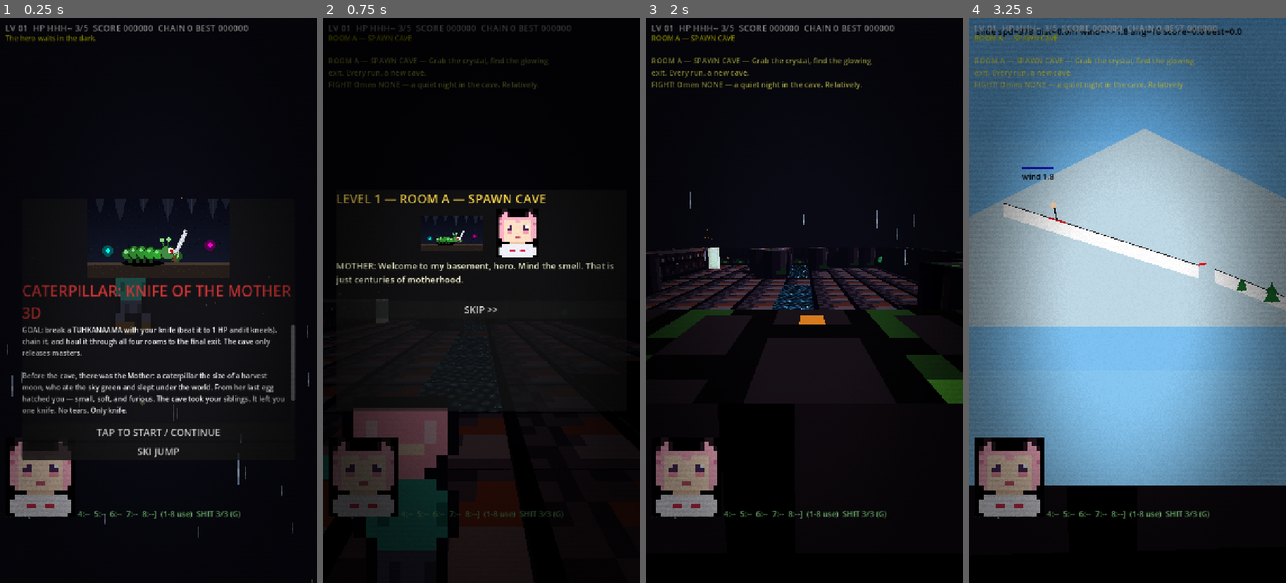
Above: before the commit, frames 1-4 (left to right).
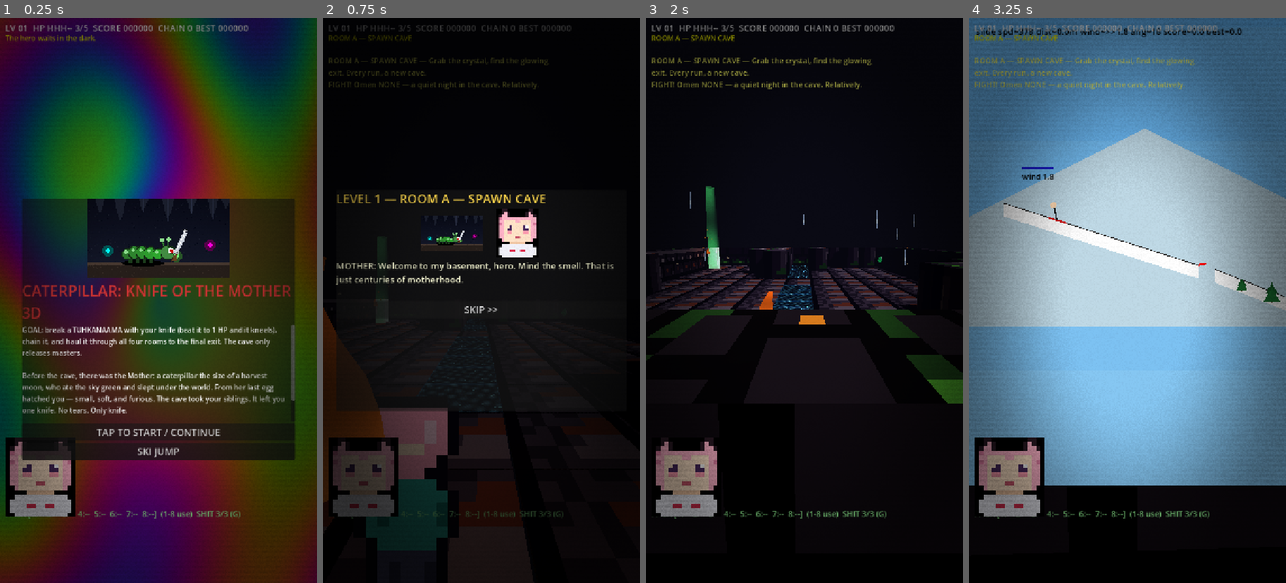
Above: after the commit, the same moments.

Repository: taistelupelto-rgb/tuomon-oma-videopeli
Game: Godot game, scene res://main.tscn
Two runs of this game, one before a commit and one after it. Both use one fixed random seed, a clock stepped at 60 frames per second and the inputs below. Sound files missing from this copy of the repository are replaced by a short silence.
Inputs (mouse positions are in pixels of both pictures, inside the frame that each line leads up to):
- Up to frame 1 (0.25 s): no input
- Up to frame 2 (0.75 s): click "TAP TO START / CONTINUE" at 0.5 s
- Up to frame 3 (2 s): click "SKIP >>" at 1.25 s
- Up to frame 4 (3.25 s): tap Enter at 2 s; move the mouse to (1197, 272) at 2.02 s; hold Right 2.03-2.75 s; tap J at 2.1 s; click (1197, 272) at 2.17 s; tap Space at 2.27 s; drag from (1064, 328) to (1111, 413) at 2.77 s

The runs differ from the first frame. In frame 1, 83% of the frame differs, in the area x 0-100%, y 0-100%; in frame 2, 1.7%; in frame 3, 0.5%; in frame 4, nothing differs.

Commit message:
feat: ham wave 2 - aurora sky, flames, beam, lightning, shake, rings, plasma

Diff:
--- a/main.gd
+++ b/main.gd
@@ -118,10 +118,69 @@
 	SPECULAR = 0.7;
 }
 """
+const SKY_SHADER := """shader_type sky;
+void sky() {
+	float h = clamp(EYEDIR.y, -1.0, 1.0);
+	vec3 col = mix(vec3(0.10, 0.07, 0.06), vec3(0.005, 0.008, 0.03), smoothstep(-0.1, 0.6, h));
+	vec2 sp = EYEDIR.xz / max(0.15, EYEDIR.y + 0.4);
+	vec2 cell = floor(sp * 90.0);
+	float star = step(0.992, fract(sin(dot(cell, vec2(12.9898, 78.233))) * 43758.55));
+	float tw = 0.5 + 0.5 * sin(TIME * (2.0 + fract(cell.x * 0.37) * 4.0) + cell.y);
+	col += vec3(0.9, 0.95, 1.0) * star * tw * smoothstep(0.05, 0.4, h);
+	vec3 md = normalize(vec3(-0.45, 0.55, -0.6));
+	float m = dot(EYEDIR, md);
+	col += vec3(0.95, 0.93, 0.8) * smoothstep(0.9992, 0.9997, m);
+	col += vec3(0.4, 0.42, 0.35) * pow(max(m, 0.0), 60.0) * 0.4;
+	float band = sin(EYEDIR.x * 4.0 + TIME * 0.35 + sin(EYEDIR.z * 3.0 + TIME * 0.22) * 1.5);
+	float curt = smoothstep(0.1, 0.55, h) * smoothstep(0.95, 0.45, h);
+	float rays = 0.6 + 0.4 * sin(EYEDIR.x * 40.0 + EYEDIR.z * 25.0 + TIME * 0.8);
+	float a = curt * (0.5 + 0.5 * band) * rays;
+	col += vec3(0.1, 0.9, 0.45) * a * 0.55;
+	col += vec3(0.45, 0.2, 0.8) * a * a * 0.5;
+	COLOR = col;
+}
+"""
+const FLAME_SHADER := """shader_type spatial;
+render_mode unshaded, cull_disabled, fog_disabled;
+uniform vec4 hot : source_color = vec4(1.0, 0.85, 0.3, 1.0);
+uniform vec4 mid : source_color = vec4(1.0, 0.4, 0.1, 1.0);
+void vertex() {
+	float sway = VERTEX.y + 0.35;
+	VERTEX.x += sin(VERTEX.y * 9.0 + TIME * 13.0) * 0.10 * sway;
+	VERTEX.z += cos(VERTEX.y * 7.0 + TIME * 11.0) * 0.10 * sway;
+}
+void fragment() {
+	float h = clamp(UV.y, 0.0, 1.0);
+	vec3 col = mix(mid.rgb, hot.rgb, h * h);
+	float flick = 0.85 + 0.15 * sin(TIME * 23.0 + UV.y * 20.0);
+	ALBEDO = col * flick;
+}
+"""
+const BEAM_SHADER := """shader_type spatial;
+render_mode blend_mix, cull_disabled, depth_draw_never, unshaded, fog_disabled;
+uniform vec4 glow : source_color = vec4(0.3, 1.0, 0.5, 1.0);
+void fragment() {
+	float flow = fract(UV.y * 2.0 - TIME * 0.7);
+	float bands = smoothstep(0.0, 0.35, flow) * smoothstep(1.0, 0.55, flow);
+	float edge = smoothstep(0.0, 0.25, UV.x) * smoothstep(1.0, 0.75, UV.x);
+	ALBEDO = glow.rgb;
+	ALPHA = (0.12 + bands * 0.35) * edge;
+}
+"""
+const PLASMA_SHADER := """shader_type canvas_item;
+void fragment() {
+	vec2 p = UV * 6.0;
+	float v = sin(p.x + TIME * 0.7) + sin(p.y * 1.3 - TIME * 0.9) + sin((p.x + p.y) * 0.8 + TIME * 0.5) + sin(length(p - 3.0) * 1.5 - TIME * 1.1);
+	v *= 0.25;
+	vec3 col = 0.5 + 0.5 * cos(TIME * 0.4 + vec3(v * 6.28, v * 6.28 + 2.1, v * 6.28 + 4.2));
+	COLOR = vec4(col * 0.55, 1.0);
+}
+"""
 const JOKER_BG := preload("res://assets/joker.jpg")
 const SFX_SCREAM := preload("res://assets/sfx/death_scream.ogg")
 const SFX_LAUGH := preload("res://assets/sfx/death_laugh.ogg")
 const SFX_CHAIN := preload("res://assets/sfx/chain_rattle.ogg")
+const SFX_THUNDER := preload("res://assets/sfx/thunder.ogg")
 const SFX_PLOP := preload("res://assets/sfx/seed_plop.ogg")
 const SEED_CD := 2.0
 const SEED_RANGE := 16.0
@@ -200,6 +259,13 @@
 var kill_flash := 0.0
 var kill_rect: ColorRect
 var hitstop_n := 0
+var cave_env: Environment
+var bolt_t := 12.0
+var shake := 0.0
+var rings: Array = []
+var plasma: ColorRect
+var last_combo := 0
+var combo_pop := 0.0
 var shit_trail: GPUParticles3D
 var hero_moving := false
 var shit_ammo := SHITBOMB_MAX
@@ -1377,6 +1443,26 @@
 		kill_rect.color = Color(1, 0.95, 0.8, 0.4 * clampf(kill_flash, 0.0, 1.0))
 	if is_instance_valid(hero_sprite):
 		hero_sprite.modulate = Color(1, 1, 1).lerp(Color(1.4, 1.1, 0.55), clampf(float(combo) / 12.0, 0.0, 1.0))
+	if combo != last_combo:
+		if combo > last_combo:
+			combo_pop = 1.0
+		last_combo = combo
+	if combo_pop > 0.0:
+		combo_pop = maxf(0.0, combo_pop - delta * 4.0)
+	if is_instance_valid(hud_combo):
+		var cs := 1.0 + 0.45 * combo_pop
+		hud_combo.scale = Vector2(cs, cs)
+	_ring_update(delta)
+	# cave lightning: white sky-split, rumble follows
+	bolt_t -= delta
+	if bolt_t <= 0.0:
+		bolt_t = randf_range(9.0, 20.0)
+		if cave_env != null:
+			cave_env.ambient_light_energy = 2.6
+		kill_flash = maxf(kill_flash, 0.7)
+		play_sfx(SFX_THUNDER)
+	if cave_env != null and cave_env.ambient_light_energy > 0.85:
+		cave_env.ambient_light_energy = lerpf(cave_env.ambient_light_energy, 0.85, 1.0 - exp(-5.0 * delta))
 	if tick % 60 == 0:
 		var s := get_viewport().get_visible_rect().size
 		cam.fov = 88.0 if s.y > s.x else 70.0
@@ -1482,6 +1568,11 @@
 		cam_yaw = yaw
 	cam_rig.rotation.y = cam_yaw
 	spring.rotation.x = cam_pitch
+	if shake > 0.003:
+		shake = lerpf(shake, 0.0, 1.0 - exp(-6.0 * delta))
+		cam.position = Vector3(randf_range(-1.0, 1.0), randf_range(-1.0, 1.0), 0.0) * shake * 0.35
+	elif is_instance_valid(cam) and cam.position != Vector3.ZERO:
+		cam.position = Vector3.ZERO
 	rain.position = Vector3(player_node.position.x, 6.0, player_node.position.z)
 	if is_instance_valid(dust):
 		dust.position = player_node.position + Vector3(0, 2.0, 0)
@@ -1661,6 +1752,8 @@
 	_poof(p + Vector3(0, 0.4, 0), Color(0.4, 0.26, 0.12))
 	_poof(p + Vector3(0, 0.2, 0), Color(0.25, 0.15, 0.07))
 	play_sfx(SFX_HIT2, p)
+	spawn_ring(p, Color(0.45, 0.3, 0.12))
+	add_shake(0.5)
 	var hit_any := false
 	for e in enemies:
 		if e["dead"] or e.get("enslaved", false):
@@ -1857,6 +1950,35 @@
 				return true
 	return false
 
+func spawn_ring(p: Vector3, col: Color) -> void:
+	for r in rings:
+		if float(r["t"]) >= 1.0 and is_instance_valid(r["node"] as Node3D):
+			r["t"] = 0.0
+			var n: Node3D = r["node"]
+			n.position = Vector3(p.x, 0.25, p.z)
+			n.visible = true
+			(r["mat"] as StandardMaterial3D).albedo_color = Color(col.r, col.g, col.b, 0.9)
+			return
+
+func add_shake(amount: float) -> void:
+	shake = minf(1.2, shake + amount)
+
+func _ring_update(delta: float) -> void:
+	for r in rings:
+		if float(r["t"]) >= 1.0:
+			continue
+		r["t"] = float(r["t"]) + delta * 2.2
+		var t := float(r["t"])
+		if t >= 1.0:
+			(r["node"] as Node3D).visible = false
+			continue
+		var n: Node3D = r["node"]
+		var s := 0.5 + t * 6.5
+		n.scale = Vector3(s, s, s)
+		var c: Color = (r["mat"] as StandardMaterial3D).albedo_color
+		c.a = 0.9 * (1.0 - t)
+		(r["mat"] as StandardMaterial3D).albedo_color = c
+
 func _hitstop() -> void:
 	# demo-scene impact freeze: 70ms of near-stillness on every kill, free juice
 	hitstop_n += 1
@@ -1881,6 +2003,8 @@
 		gain = 500
 	score += gain + combo * 5
 	play_sfx(SFX_HIT2, (e["node"] as Node3D).position)
+	spawn_ring((e["node"] as Node3D).position, Color(1.0, 0.84, 0.0) if e["boss"] else Color(1.0, 0.5, 0.2))
+	add_shake(1.0 if e["boss"] else 0.3)
 	(e["node"] as Node3D).visible = false
 	_poof((e["node"] as Node3D).position + Vector3(0, 0.8, 0), Color(1.0, 0.84, 0.0) if e["boss"] else Color(1.0, 0.35, 0.3))
 	if e["boss"]:
@@ -2209,6 +2333,7 @@
 	combo = 0
 	play_sfx(SFX_HURT)
 	damage_yell()
+	add_shake(0.6)
 	if hp <= 0:
 		say("die")
 		state = "dead"
@@ -2300,18 +2425,18 @@
 	var env := Environment.new()
 	env.background_mode = Environment.BG_SKY
 	var sky := Sky.new()
-	var sm := ProceduralSkyMaterial.new()
-	sm.sky_top_color = Color(0.02, 0.02, 0.07)
-	sm.sky_horizon_color = Color(0.25, 0.2, 0.15)
-	sm.ground_bottom_color = Color(0.01, 0.01, 0.02)
-	sm.ground_horizon_color = Color(0.12, 0.09, 0.07)
-	sky.sky_material = sm
+	var skysh := Shader.new()
+	skysh.code = SKY_SHADER
+	var skym := ShaderMaterial.new()
+	skym.shader = skysh
+	sky.sky_material = skym
 	env.sky = sky
 	env.ambient_light_source = Environment.AMBIENT_SOURCE_SKY
 	env.ambient_light_energy = 0.85
 	env.fog_enabled = true
 	env.fog_light_color = Color(0.04, 0.04, 0.08)
 	env.fog_density = 0.03
+	cave_env = env
 	var we := WorldEnvironment.new()
 	we.environment = env
 	add_child(we)
@@ -2566,6 +2691,21 @@
 				emb.visibility_aabb = AABB(Vector3(-3, -1, -3), Vector3(6, 8, 6))
 				emb.position = Vector3(0, 0.3, 0)
 				exit_node.add_child(emb)
+				# light beam shooting skyward off the exit
+				var beam := MeshInstance3D.new()
+				var cyl := CylinderMesh.new()
+				cyl.top_radius = 0.5
+				cyl.bottom_radius = 0.7
+				cyl.height = 9.0
+				var bsh := Shader.new()
+				bsh.code = BEAM_SHADER
+				var bmat := ShaderMaterial.new()
+				bmat.shader = bsh
+				cyl.material = bmat
+				beam.mesh = cyl
+				beam.position = Vector3(0, 4.5, 0)
+				beam.cast_shadow = GeometryInstance3D.SHADOW_CASTING_SETTING_OFF
+				exit_node.add_child(beam)
 				room_node.add_child(exit_node)
 	var torch_spots: Array = []
 	for base in [SPAWN_CELL, exit_cell]:
@@ -2597,6 +2737,21 @@
 		torch.add_to_group("torch")
 		room_node.add_child(torch)
 		torches.append(torch)
+		# living flame cone over every torch
+		var flame := MeshInstance3D.new()
+		var cone := CylinderMesh.new()
+		cone.top_radius = 0.03
+		cone.bottom_radius = 0.22
+		cone.height = 0.7
+		var fsh := Shader.new()
+		fsh.code = FLAME_SHADER
+		var fmat := ShaderMaterial.new()
+		fmat.shader = fsh
+		cone.material = fmat
+		flame.mesh = cone
+		flame.position = Vector3(tp.x * CELL, 2.1, tp.y * CELL)
+		flame.cast_shadow = GeometryInstance3D.SHADOW_CASTING_SETTING_OFF
+		room_node.add_child(flame)
 	# pickups + enemies
 	for it in items:
 		var p: Vector2i = it["cell"]
@@ -2683,6 +2838,35 @@
 func _build_hud() -> void:
 	var layer := CanvasLayer.new()
 	add_child(layer)
+	# plasma demo backdrop, title screen only
+	var plsh := Shader.new()
+	plsh.code = PLASMA_SHADER
+	plasma = ColorRect.new()
+	plasma.name = "PlasmaTitle"
+	plasma.set_anchors_preset(Control.PRESET_FULL_RECT)
+	plasma.color = Color(1, 1, 1, 1)
+	plasma.material = ShaderMaterial.new()
+	(plasma.material as ShaderMaterial).shader = plsh
+	plasma.mouse_filter = Control.MOUSE_FILTER_IGNORE
+	plasma.visible = false
+	layer.add_child(plasma)
+	# shockwave ring pool: flat gold hoops that blast outward on kills
+	for i in 4:
+		var ring := MeshInstance3D.new()
+		var tor := TorusMesh.new()
+		tor.inner_radius = 0.92
+		tor.outer_radius = 1.0
+		var rmat := StandardMaterial3D.new()
+		rmat.shading_mode = BaseMaterial3D.SHADING_MODE_UNSHADED
+		rmat.transparency = BaseMaterial3D.TRANSPARENCY_ALPHA
+		rmat.albedo_color = Color(1.0, 0.85, 0.4, 0.0)
+		tor.material = rmat
+		ring.mesh = tor
+		ring.rotation.x = PI / 2.0
+		ring.visible = false
+		ring.cast_shadow = GeometryInstance3D.SHADOW_CASTING_SETTING_OFF
+		add_child(ring)
+		rings.append({"node": ring, "mat": rmat, "t": 1.0})
 	hud_top = Label.new()
 	hud_top.set_anchors_preset(Control.PRESET_TOP_WIDE)
 	hud_top.offset_left = 12
@@ -2705,6 +2889,7 @@
 	hud_combo.offset_right = -12
 	hud_combo.add_theme_font_size_override("font_size", 16)
 	hud_combo.add_theme_color_override("font_color", Color(1, 0.6, 0.2))
+	hud_combo.pivot_offset = Vector2(200, 20)
 	layer.add_child(hud_combo)
 	hud_cap = Label.new()
 	hud_cap.set_anchors_preset(Control.PRESET_TOP_WIDE)
@@ -3145,6 +3330,8 @@
 
 func _refresh_overlays() -> void:
 	title_panel.visible = state == "title"
+	if is_instance_valid(plasma):
+		plasma.visible = state == "title"
 	dead_panel.visible = state == "dead"
 	if is_instance_valid(dead_bg):
 		dead_bg.visible = state == "dead"
Not shown, added: assets/sfx/thunder.ogg.import
Not shown, added: assets/sfx/thunder.ogg
